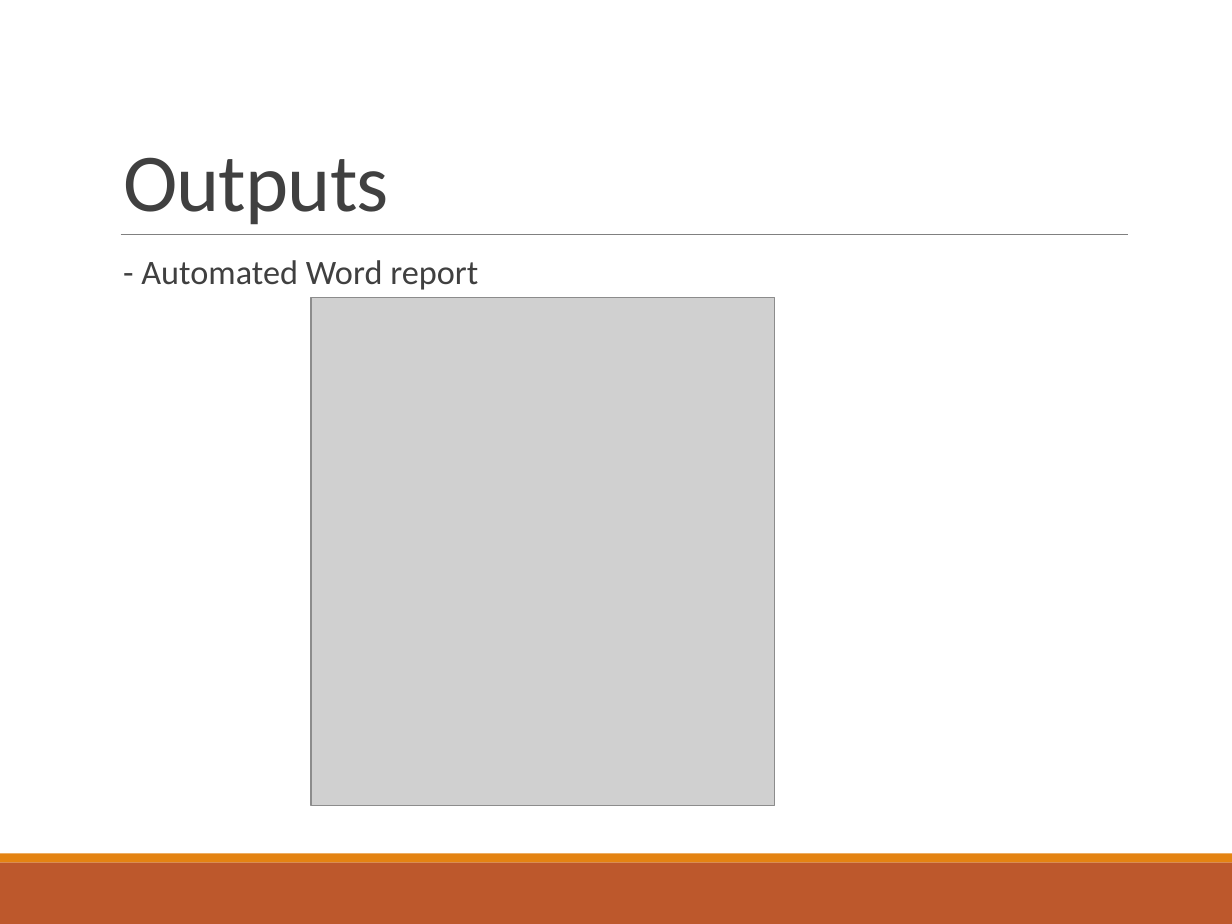
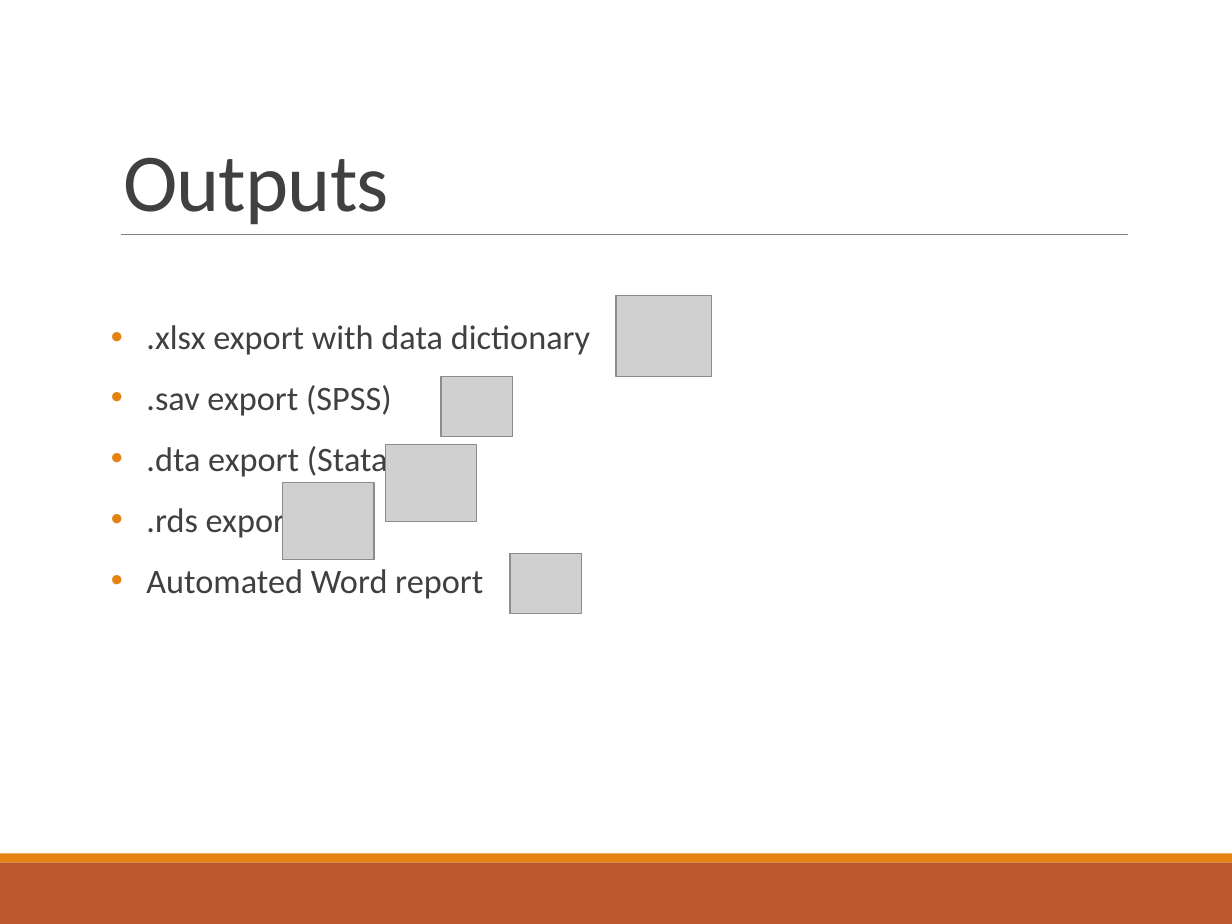
Before and after one commit to TynishaN/healthcare_cleaning_pipeline, a slide deck: slide 9 of presentation/healthcare_pipeline_presentation.pptx (slide 14 before the commit). Drawn at 1232x924 pixels with LibreOffice and Linux fonts; fonts in the diff are those of the drawing; grey boxes stand for pictures. Boxes give left, top, right and bottom in pixels: in the first picture for what was removed or moved away, otherwise in the second. Text is boxed around its words. In the diff, an @@ line names an element or a change of style, - is before the commit and + after.

```diff
--- a/presentation/healthcare_pipeline_presentation.pptx
+++ b/presentation/healthcare_pipeline_presentation.pptx
@@ picture removed at box(310, 297, 774, 804) @@
@@ picture added at box(616, 296, 712, 376) @@
@@ text at box(146, 325, 590, 599): text changed @@
-  - Automated Word report
+• .xlsx export with data dictionary
+• .sav export (SPSS)
+• .dta export (Stata)
+• .rds export
+• Automated Word report
@@ picture added at box(441, 376, 513, 436) @@
@@ picture added at box(386, 445, 477, 522) @@
@@ picture added at box(282, 483, 373, 561) @@
@@ picture added at box(510, 553, 582, 614) @@
```
Also in this commit, not shown: 11 other slides changed, 5 slides removed, 6 other files.
